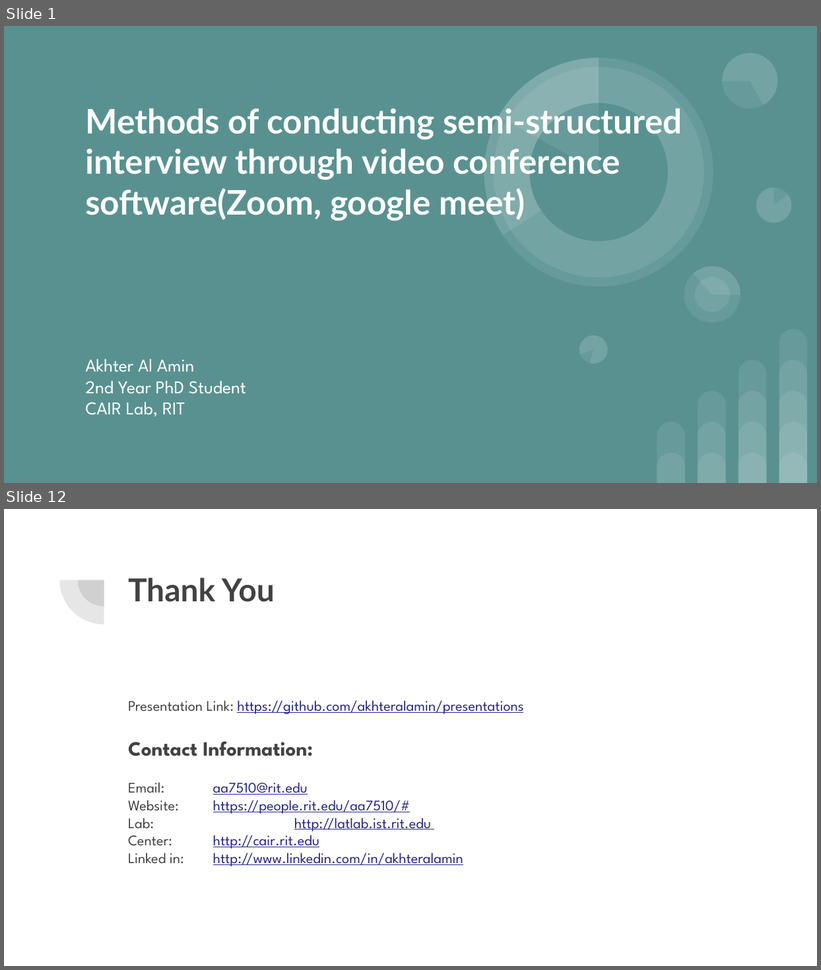
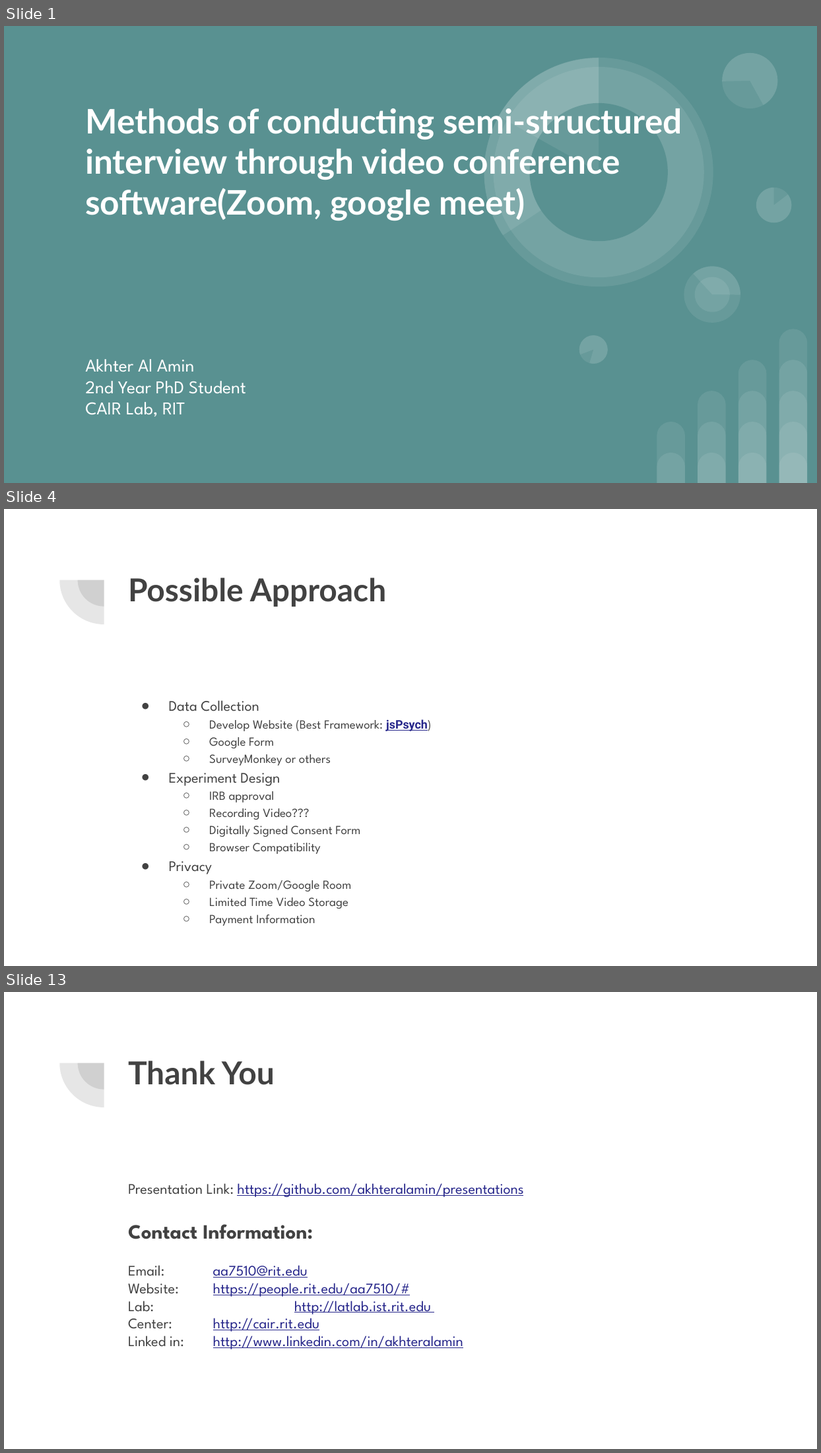
Before and after one commit to akhteralamin/presentations, a slide deck: Remote Semi Interview Methods.pptx. Shown one above the other, each under a label of ours: slides 1 and 12 before the commit, slides 1, 4 and 13 after it; the slides between them are not shown. The pictures are 821x970 and 821x1453 pixels, drawn with LibreOffice and Linux fonts; fonts in the diff are those of the drawing. Boxes give left, top, right and bottom in pixels: in the first picture for what was removed or moved away, otherwise in the second. Text is boxed around its words. In the diff, an @@ line names an element or a change of style, - is before the commit and + after.

```diff
--- a/Remote Semi Interview Methods.pptx
+++ b/Remote Semi Interview Methods.pptx
@@ slide 4 added at bbox=[4, 509, 817, 966], background #FFFFFF; not listed: 2 template elements that a slide beside it also shows @@
@@ title added at bbox=[128, 578, 387, 607], 28 pt, text #424242, bold @@
+Possible Approach
@@ text added at bbox=[169, 700, 428, 926], 11 pt, text #424242 @@
+● Data Collection
+  ○ Develop Website (Best Framework: jsPsych)
+  ○ Google Form
+  ○ SurveyMonkey or others
+● Experiment Design
+  ○ IRB approval
+  ○ Recording Video???
+  ○ Digitally Signed Consent Form
+  ○ Browser Compatibility
+● Privacy
+  ○ Private Zoom/Google Room
+  ○ Limited Time Video Storage
+  ○ Payment Information
@@ what was slide 12 is now slide 13 @@
```
Also in this commit, not shown: 4 slides changed, 6 other slides added, 6 slides removed, 1 other file.
